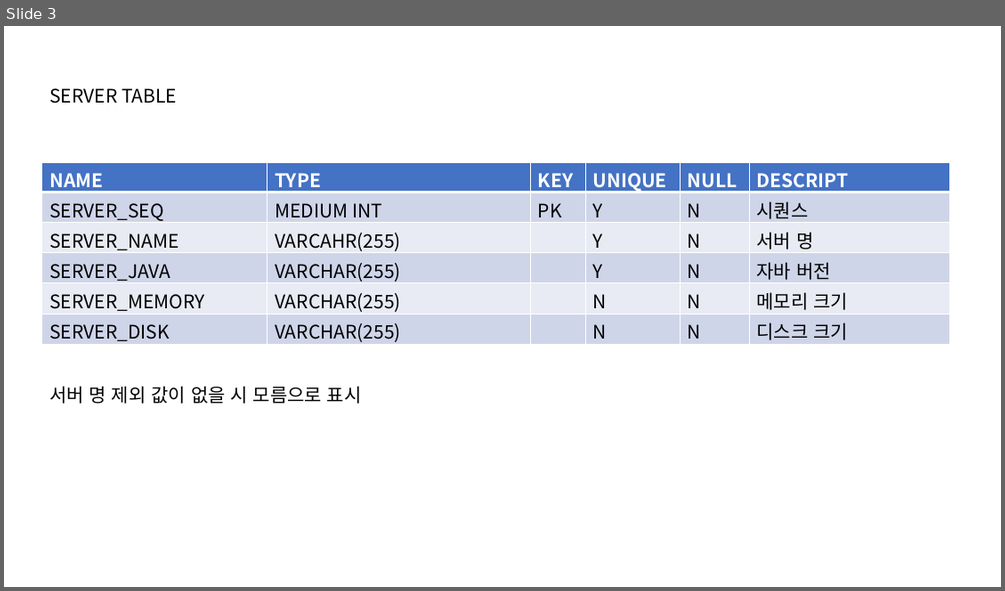
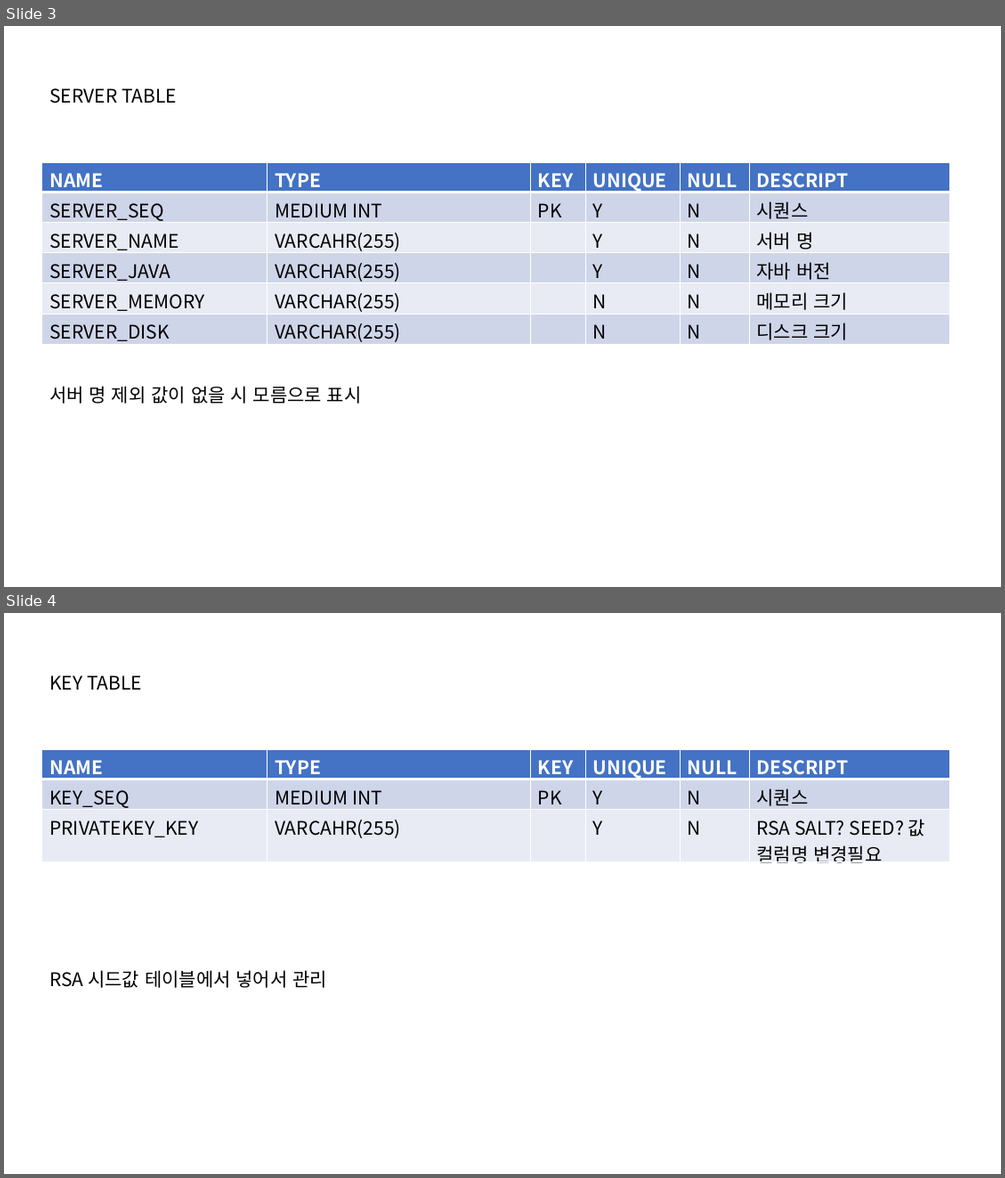
Before and after one commit to kutaelee/2020.03.15_plan, a slide deck: PLAN 테이블정의서.pptx. Shown one above the other, each under a label of ours: slide 3 before the commit, slides 3 and 4 after it. The pictures are 1005x591 and 1005x1178 pixels, drawn with LibreOffice and Linux fonts; fonts in the diff are those of the drawing. Boxes give left, top, right and bottom in pixels: in the first picture for what was removed or moved away, otherwise in the second. Text is boxed around its words. In the diff, an @@ line names an element or a change of style, - is before the commit and + after.

```diff
--- a/PLAN 테이블정의서.pptx
+++ b/PLAN 테이블정의서.pptx
@@ slide 4 added at <box>4,613,1001,1174</box>, background #FFFFFF @@
@@ text added at <box>49,675,142,690</box>, 18 pt, text #000000 @@
+KEY TABLE
@@ table added at <box>42,749,950,867</box>, 3 rows, 6 columns @@
+NAME | TYPE | KEY | UNIQUE | NULL | DESCRIPT
+KEY_SEQ | MEDIUM INT | PK | Y | N | 시퀀스
+PRIVATEKEY_KEY | VARCAHR(255) |  | Y | N | RSA SALT? SEED? 값 컬럼명 변경필요
@@ text added at <box>49,970,327,988</box>, 18 pt, text #000000 @@
+RSA 시드값 테이블에서 넣어서 관리
```
Also in this commit, not shown: 1 slide changed, 28 other files.
